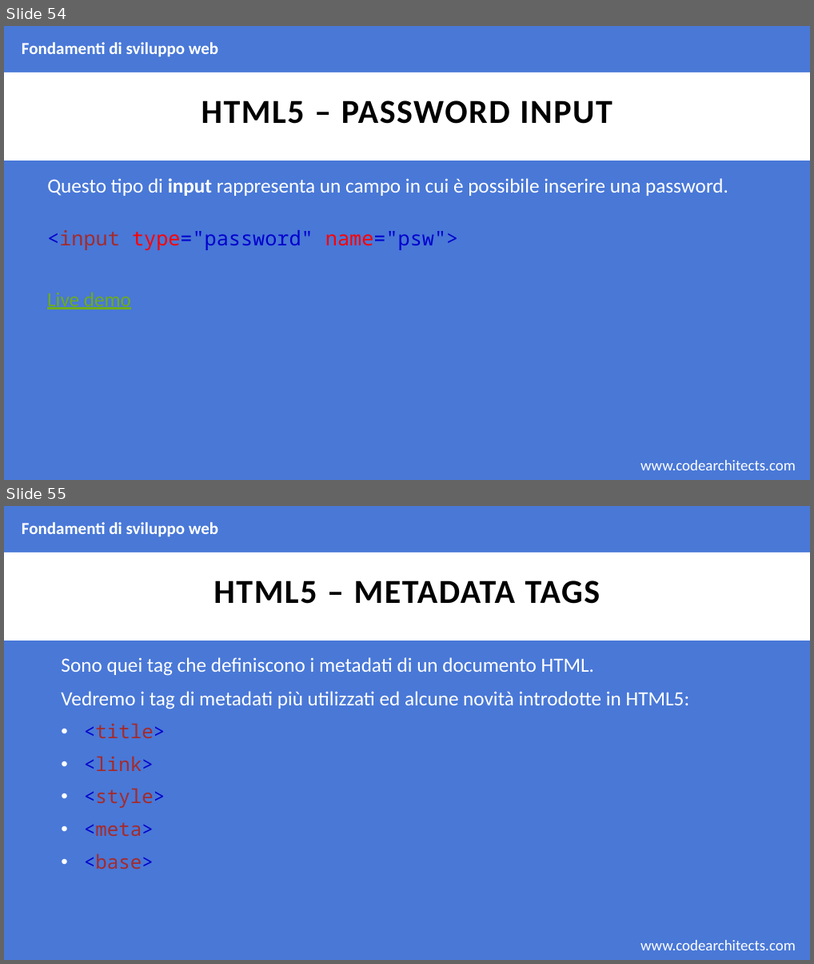
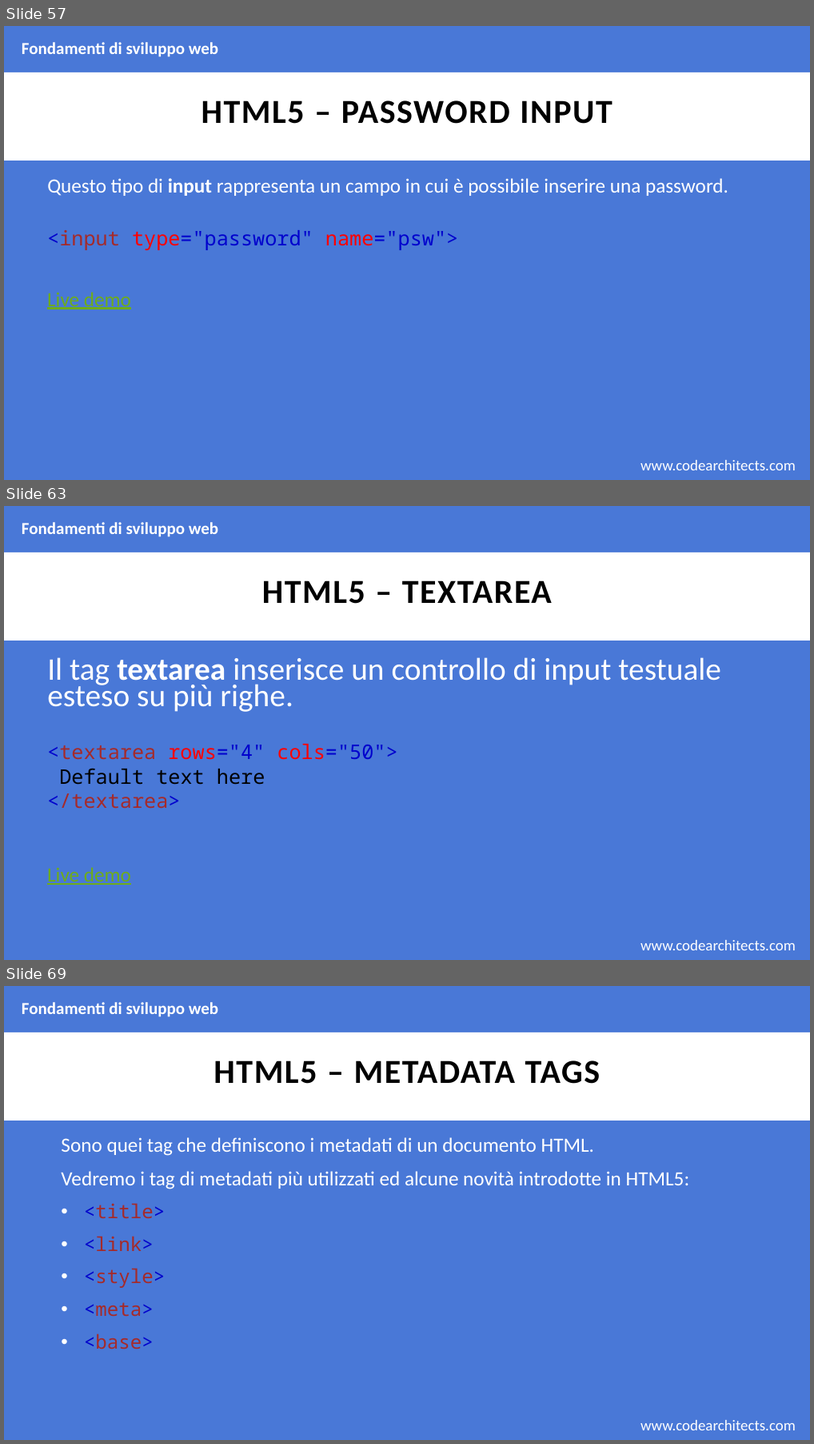
Before and after one commit to CodeArchitectsTraining/fondamenti-sviluppo-web-29052018, a slide deck: slides/html.pptx. Shown one above the other, each under a label of ours: slides 54 and 55 before the commit, slides 57, 63 and 69 after it; the slides between them are not shown. The pictures are 814x964 and 814x1444 pixels, drawn with LibreOffice and Linux fonts; fonts in the diff are those of the drawing; background and template pictures are left out. Boxes give left, top, right and bottom in pixels: in the first picture for what was removed or moved away, otherwise in the second. Text is boxed around its words. In the diff, an @@ line names an element or a change of style, - is before the commit and + after.

Commit message:
completed html, needs revision

```diff
--- a/slides/html.pptx
+++ b/slides/html.pptx
@@ slide 63 added at (x1=4, y1=506, x2=810, y2=960), background #4978D7; not listed: 2 template elements that a slide beside it also shows @@
@@ text added at (x1=22, y1=522, x2=218, y2=537), 20 pt, text #FFFFFF, bold @@
+Fondamenti di sviluppo web
@@ title added at (x1=262, y1=580, x2=552, y2=604), 40 pt, text #000000, bold @@
+HTML5 – TEXTAREA
@@ text added at (x1=47, y1=657, x2=722, y2=712), 37.5 pt, text #FFFFFF @@
+Il tag textarea inserisce un controllo di input testuale esteso su più righe.
@@ text added at (x1=47, y1=744, x2=398, y2=808), 24 pt, text #A52A2A @@
+<textarea rows="4" cols="50">
+Default text here
+</textarea>
@@ text added at (x1=47, y1=867, x2=131, y2=884), 24 pt, text #6EAC1C, underline @@
+Live demo
@@ what was slide 54 is now slide 57 @@
@@ what was slide 55 is now slide 69 @@
```
Also in this commit, not shown: 1 slide changed, 18 other slides added, 1 other file.
